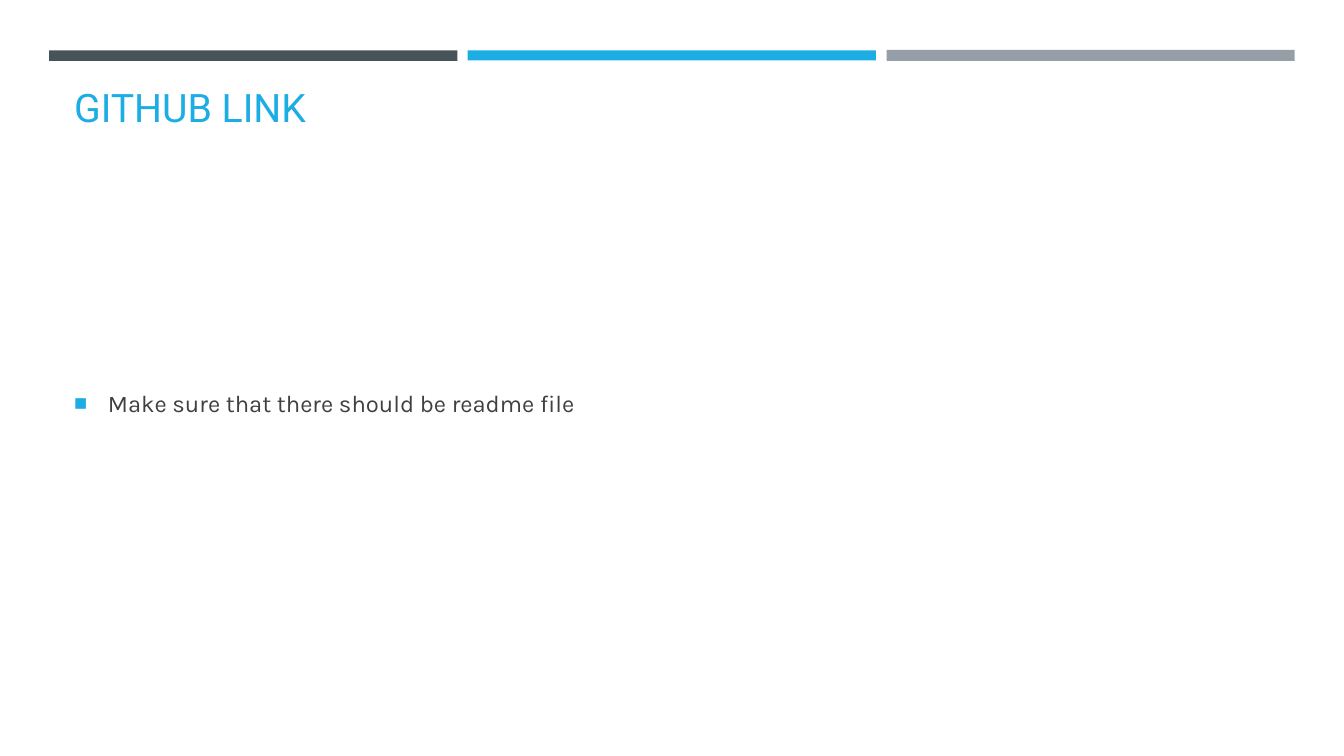
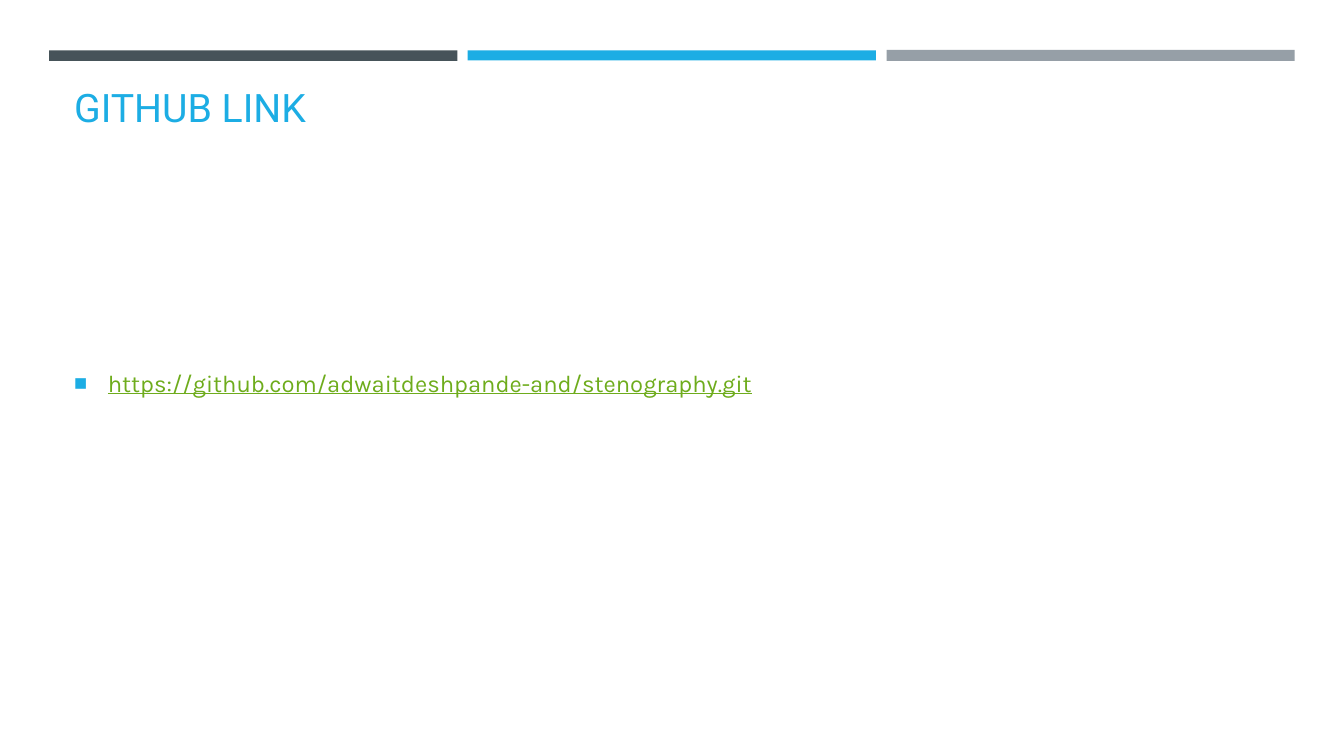
Before and after one commit to adwaitdeshpande-and/stenography, a slide deck: slide 14 of AICTE PPT.pptx. Drawn at 1344x756 pixels with LibreOffice and Linux fonts; fonts in the diff are those of the drawing; background and template pictures are left out. Boxes give left, top, right and bottom in pixels: in the first picture for what was removed or moved away, otherwise in the second. Text is boxed around its words. In the diff, an @@ line names an element or a change of style, - is before the commit and + after.

Commit message:
Update PPT

```diff
--- a/AICTE PPT.pptx
+++ b/AICTE PPT.pptx
@@ text at [108, 374, 752, 398]: text changed; text colour #404040 to #6EAC1C @@
-■ Make sure that there should be readme file
+■ https://github.com/adwaitdeshpande-and/stenography.git
```
